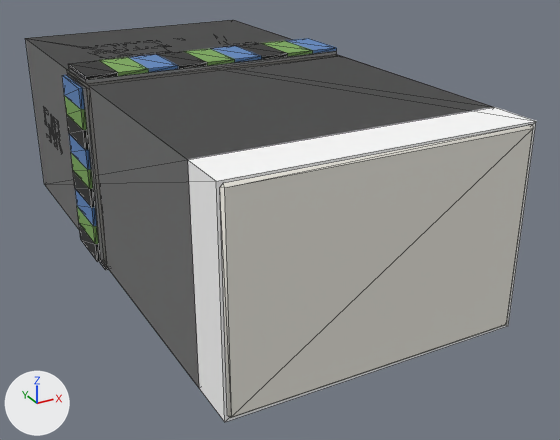
A saved change to the glTF model assets/models/items/ammo_762r.glb.
One viewpoint serves both versions: a camera (50 mm lens) standing at (-0.0531, -0.1139, 0.0439) and looking at (0.0054, -0.0076, -0.0093). The axes (+X, +Y, +Z) are drawn at lower left. The lights are the same throughout. The older version comes first. Mesh edges are drawn as thin lines. Vertices at exactly the same position are counted once.

Names of what the first picture shows: 'band_mix', 'body', 'box_lod1', 'box_open_lod1', 'seal'.
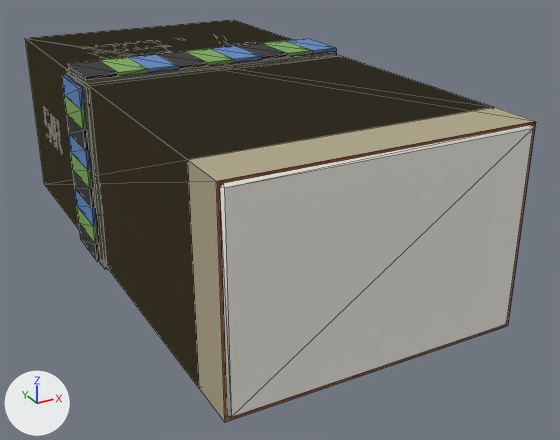
Location of each change, [x1, y1, x2, y2] in pixels of the pictures (560 x 440 px):
part 1 of me_box_lod1, recoloured
    both: [26, 20, 489, 387]
part 2 of me_box_open_lod1, recoloured (white to beige)
    both: [25, 20, 536, 422]

The change in detail:
me_box_lod1 has 40 vertices, 60 faces and spans x -0.0232..0.0232, y -0.037..0.0454, z -0.0162..0.0157.
me_box_lod1 is used by ob_box_lod1; location (0.0, -0.0002, 0.0003).
me_box_lod1 part 1: 60 faces centred in x -0.0232..0.0232, y -0.037..0.0454, z -0.0162..0.0157 are repainted in the vertex colours; the middle colour goes from white #ffffff to beige #b0a789.
me_box_open_lod1 has 40 vertices, 60 faces and spans x -0.0232..0.0232, y -0.0446..0.0454, z -0.0162..0.0157.
me_box_open_lod1 is used by ob_box_open_lod1; location (0.0, -0.0002, 0.0003).
me_box_open_lod1 part 2: 60 faces centred in x -0.0232..0.0232, y -0.0446..0.0454, z -0.0162..0.0157 are repainted in the vertex colours; the middle colour goes from white #ffffff to beige #b0a789.
